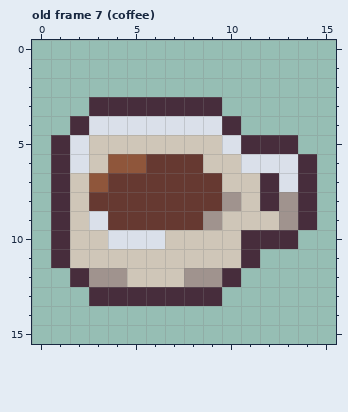
Pixel-art file, stored at res/ase/props.aseprite. That is the earlier state.
16x16 pixels, 27 frames. Shown: old frame 7 (coffee).
After the commit:
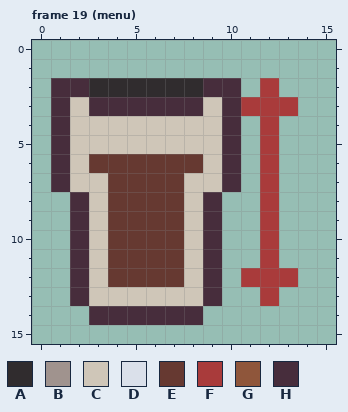
Palette (. is transparent): A #302c2e  B #a0938e  C #cfc6b8  D #dae0ea  E #663931  F #a93b3b  G #8f563b  H #472d3c
A new or re-ordered frame is compared with the old frame closest to it.
Changes in this commit:
frames 27 -> 28
Changed rows in their new state; - is an unchanged pixel.
Frame 19 (menu) is new; against old frame 7 (coffee):
first column x 1:
 2 HHAAAAAAHH-F--
 3 HC------CHFFF-
 4 HCCCCCCCC--F--
 5 -C-------H.F.-
 6 -CEEE----H.F..
 7 --C----CCH.F..
 8 .HC----CH..F..
 9 .HC----CH..F..
10 .H-EEEE-H..F.-
11 .H-EEEE-H..F--
12 --CEEEECH.FFF-
13 -HCCCCCC---F--
14 --HHHHHH------
Boxes around the changes in both pictures, in picture pixels (x1, y1, x2, y2):
changed: (51, 78, 317, 325)
